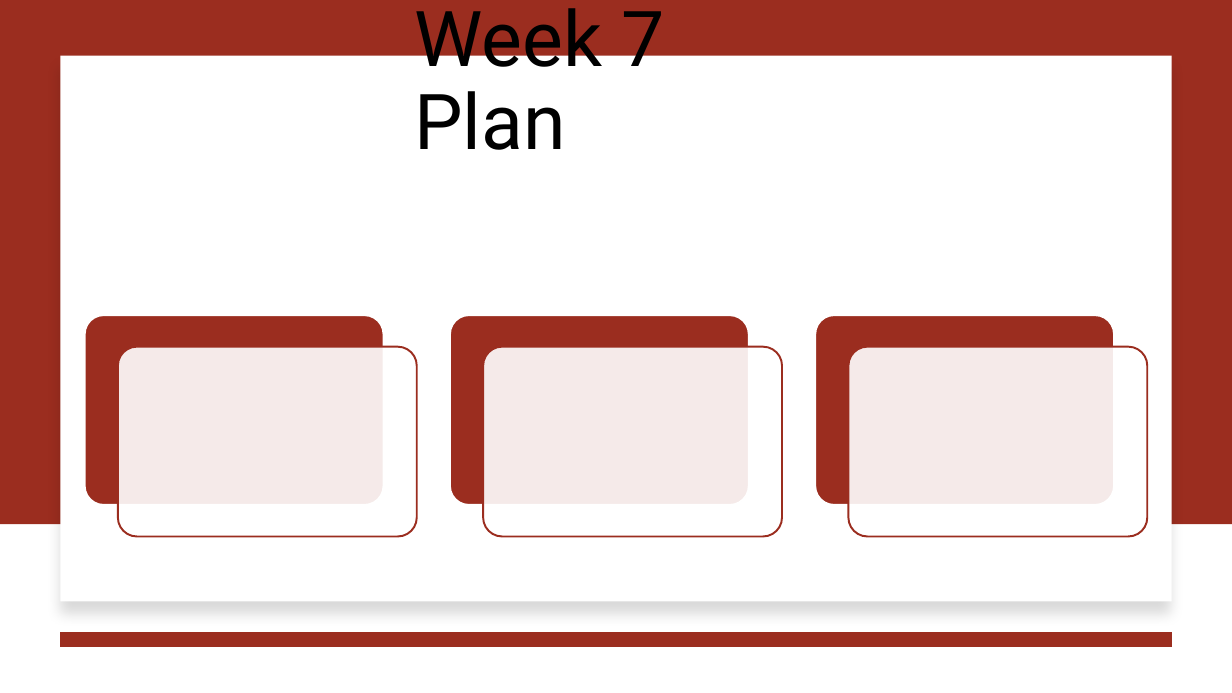
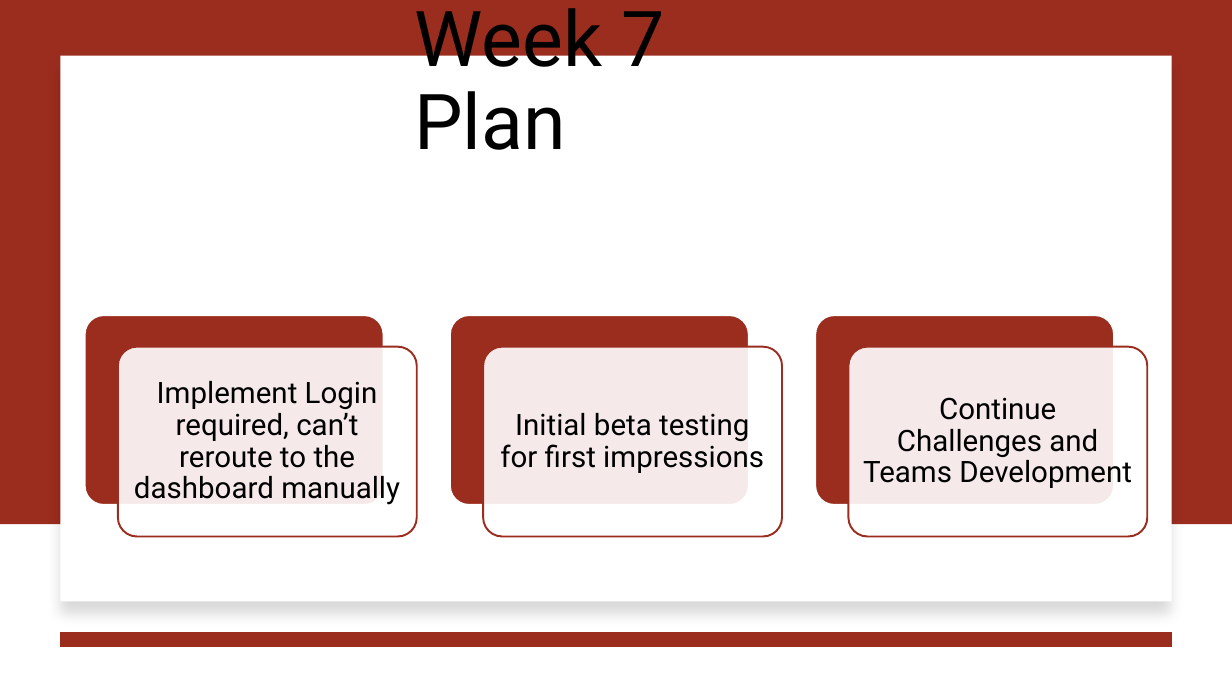
Before and after one commit to jjdeuce06/VulcanActivityTracker, a slide deck: slide 13 of Documentation/Weekly Report/week6/CMSC-4920-Group2-Week6.pptx (slide 10 before the commit). Drawn at 1232x693 pixels with LibreOffice and Linux fonts; fonts in the diff are those of the drawing. Boxes give left, top, right and bottom in pixels: in the first picture for what was removed or moved away, otherwise in the second. Text is boxed around its words. In the diff, an @@ line names an element or a change of style, - is before the commit and + after.

Commit message:
slides and report week 6 finished

```diff
--- a/Documentation/Weekly Report/week6/CMSC-4920-Group2-Week6.pptx
+++ b/Documentation/Weekly Report/week6/CMSC-4920-Group2-Week6.pptx
@@ text added at <box>134,381,400,505</box>, 23 pt, text #000000 @@
+Implement Login required, can’t reroute to the dashboard manually
@@ text added at <box>500,413,764,473</box>, 23 pt, text #000000 @@
+Initial beta testing for first impressions
@@ text added at <box>863,397,1132,488</box>, 23 pt, text #000000 @@
+Continue Challenges and Teams Development
```
Also in this commit, not shown: 3 other slides changed, 3 slides added, 1 other file.
